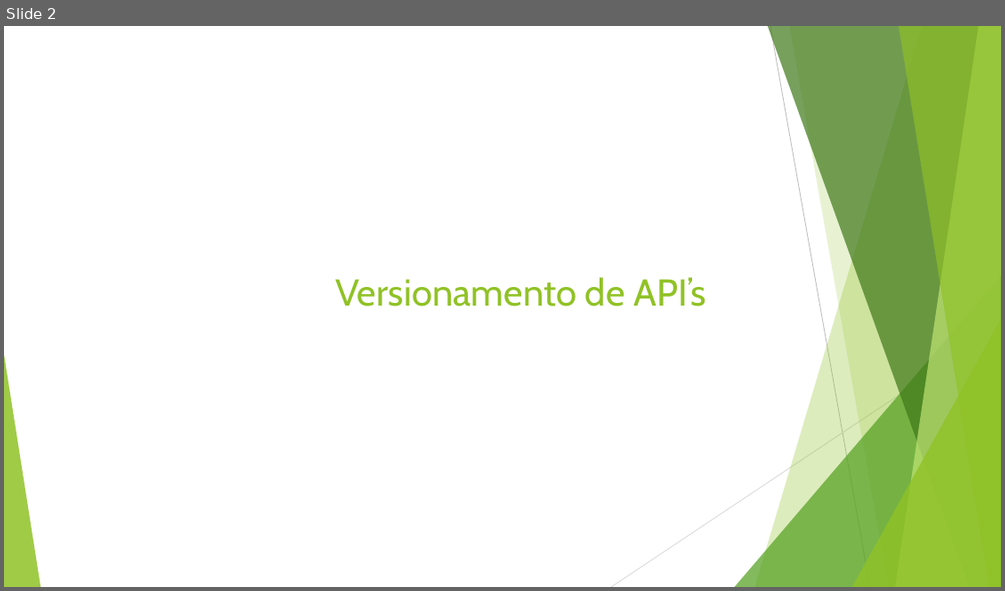
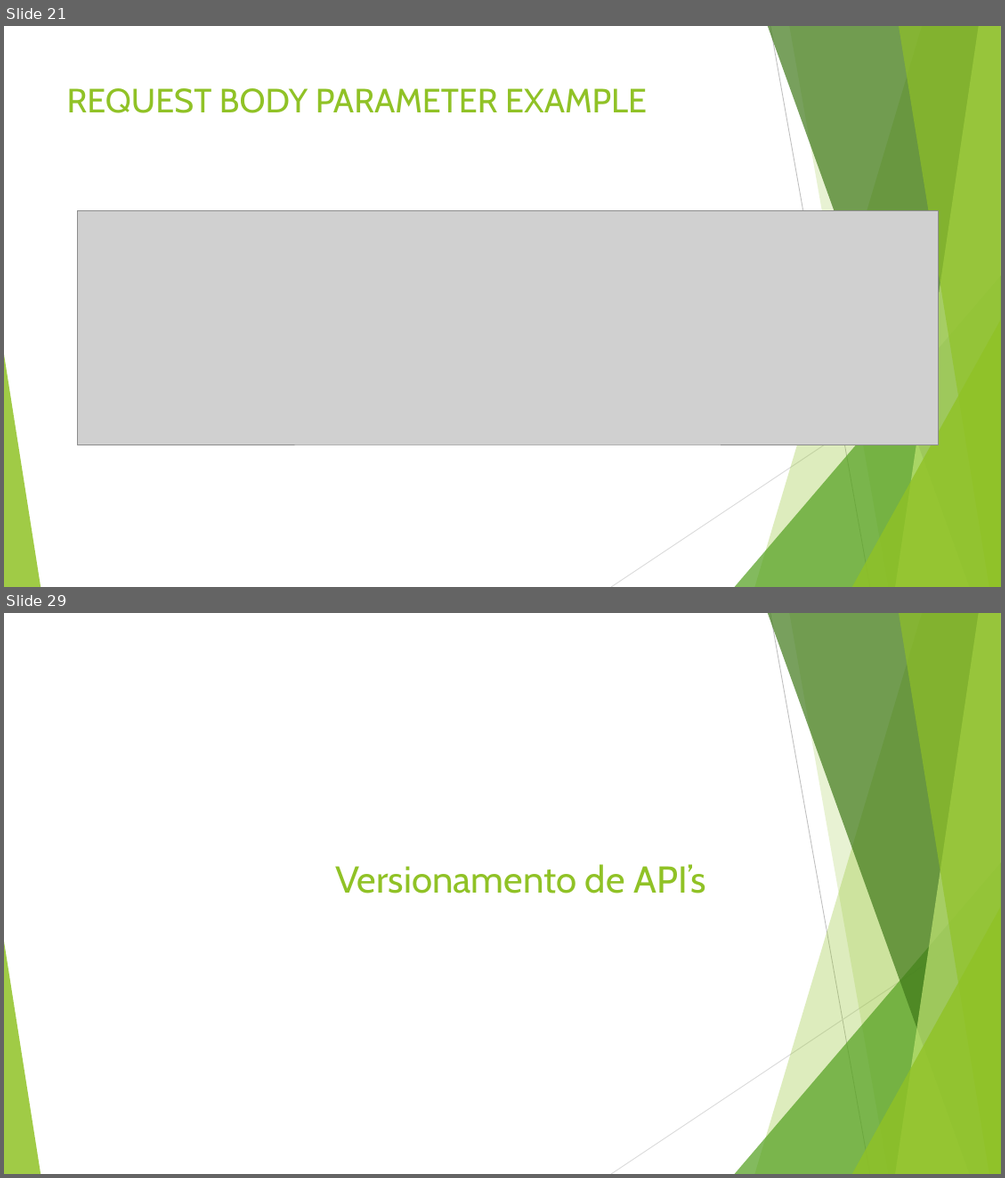
Before and after one commit to leandrocgsi/RestWithASP-NETUdemy, a slide deck: Documents/Understending RESTFul API's .pptx. Shown one above the other, each under a label of ours: slide 2 before the commit, slides 21 and 29 after it; the slides between them are not shown. The pictures are 1005x591 and 1005x1178 pixels, drawn with LibreOffice and Linux fonts; fonts in the diff are those of the drawing; grey boxes stand for pictures. Boxes give left, top, right and bottom in pixels: in the first picture for what was removed or moved away, otherwise in the second. Text is boxed around its words. In the diff, an @@ line names an element or a change of style, - is before the commit and + after.

```diff
--- a/Documents/Understending RESTFul API's .pptx
+++ b/Documents/Understending RESTFul API's .pptx
@@ slide 21 added at <box>4,26,1001,587</box>, background #FFFFFF; not listed: 10 template elements that a slide beside it also shows @@
@@ title added at <box>67,88,647,113</box>, 32.4 pt, text #90C226 @@
+REQUEST BODY PARAMETER EXAMPLE
@@ picture added at <box>77,211,938,444</box> @@
@@ what was slide 2 is now slide 29 @@
```
Also in this commit, not shown: 43 other slides added.
